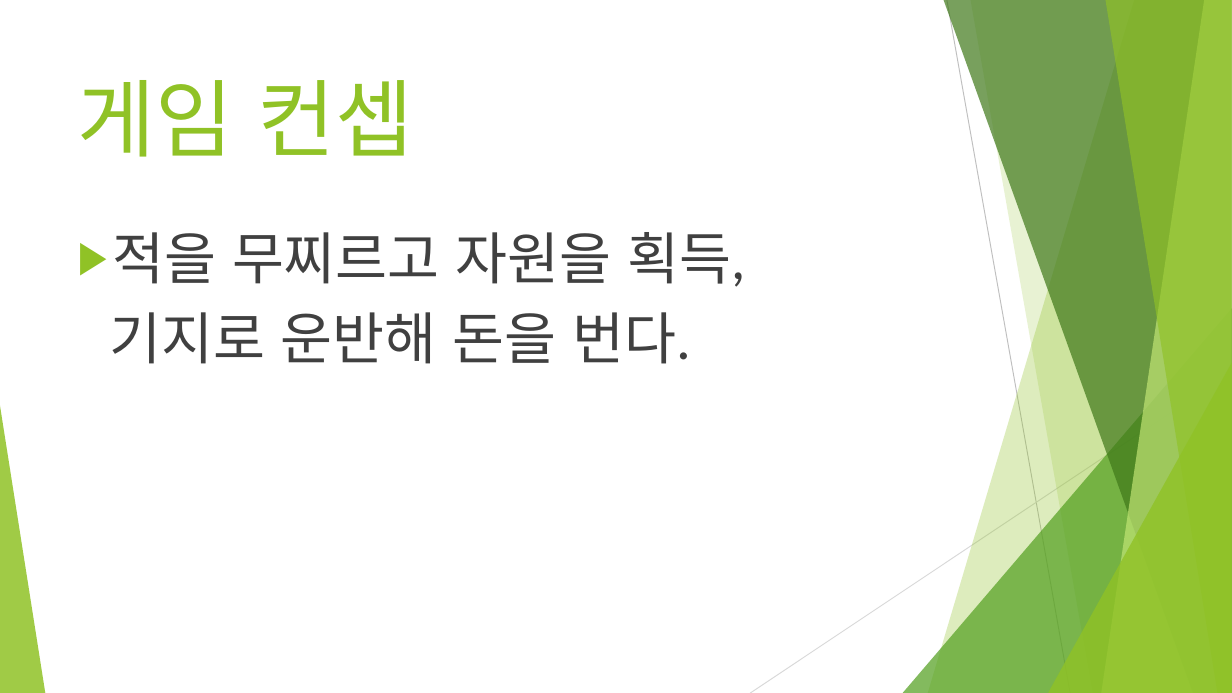
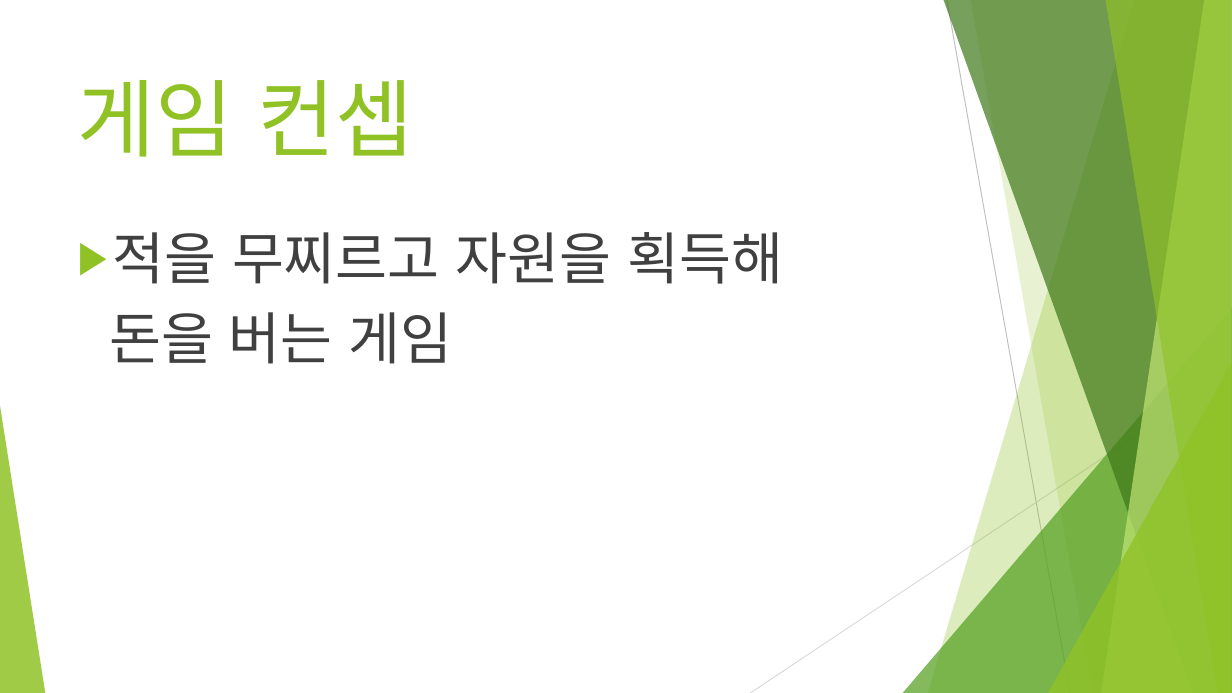
Before and after one commit to kimrugi/Project-S, a slide deck: slide 1 of document/중간발표자료.pptx. Drawn at 1232x693 pixels with LibreOffice and Linux fonts; fonts in the diff are those of the drawing. Boxes give left, top, right and bottom in pixels: in the first picture for what was removed or moved away, otherwise in the second. Text is boxed around its words. In the diff, an @@ line names an element or a change of style, - is before the commit and + after.

```diff
--- a/document/중간발표자료.pptx
+++ b/document/중간발표자료.pptx
@@ text at <box>109,232,783,364</box>: text changed @@
-▶ 적을 무찌르고 자원을 획득,
-기지로 운반해 돈을 번다.
+▶ 적을 무찌르고 자원을 획득해
+돈을 버는 게임
```
Also in this commit, not shown: 1 other file.
